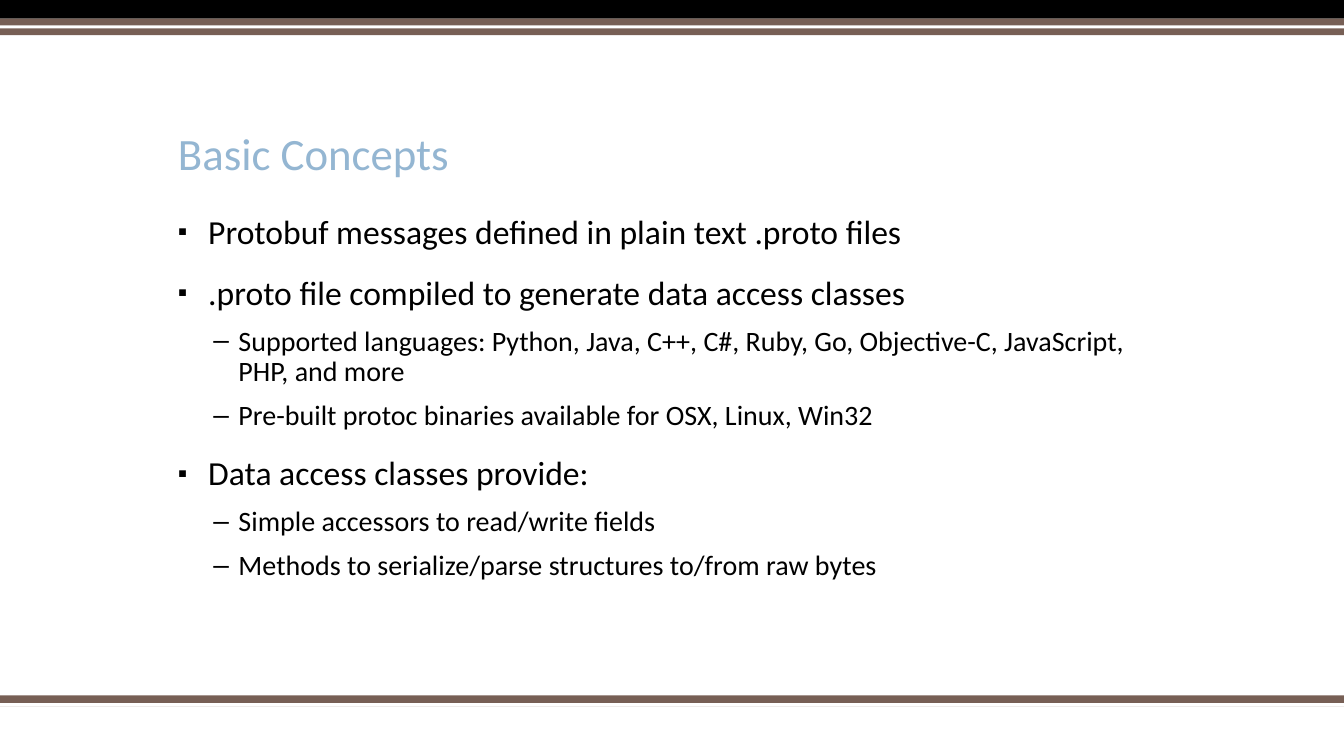
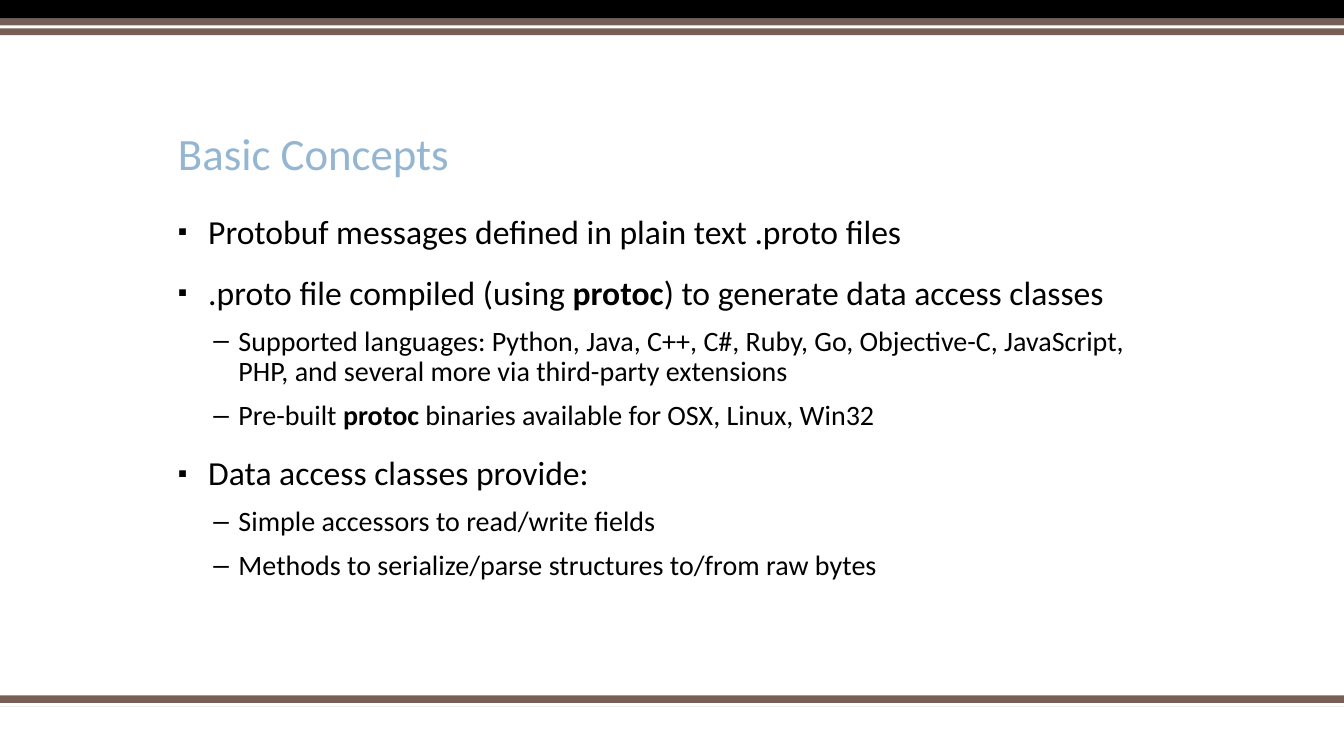
Before and after one commit to kerchen/PyOhioProtobuf, a slide deck: slide 5 of PythonProtobufPyOhio2017.pptx (slide 4 before the commit). Drawn at 1344x756 pixels with LibreOffice and Linux fonts; fonts in the diff are those of the drawing; background and template pictures are left out. Boxes give left, top, right and bottom in pixels: in the first picture for what was removed or moved away, otherwise in the second. Text is boxed around its words. In the diff, an @@ line names an element or a change of style, - is before the commit and + after.

```diff
--- a/PythonProtobufPyOhio2017.pptx
+++ b/PythonProtobufPyOhio2017.pptx
@@ text at (x1=208, y1=280, x2=1124, y2=386): text changed @@
-▪ .proto file compiled to generate data access classes
-  – Supported languages: Python, Java, C++, C#, Ruby, Go, Objective-C, JavaScript, PHP, and more
+▪ .proto file compiled (using protoc) to generate data access classes
+  – Supported languages: Python, Java, C++, C#, Ruby, Go, Objective-C, JavaScript, PHP, and several more via third-party extensions
@@ text at (x1=238, y1=405, x2=874, y2=430): bold on in "protoc" @@
```
Also in this commit, not shown: 4 other slides changed, 8 slides added.
